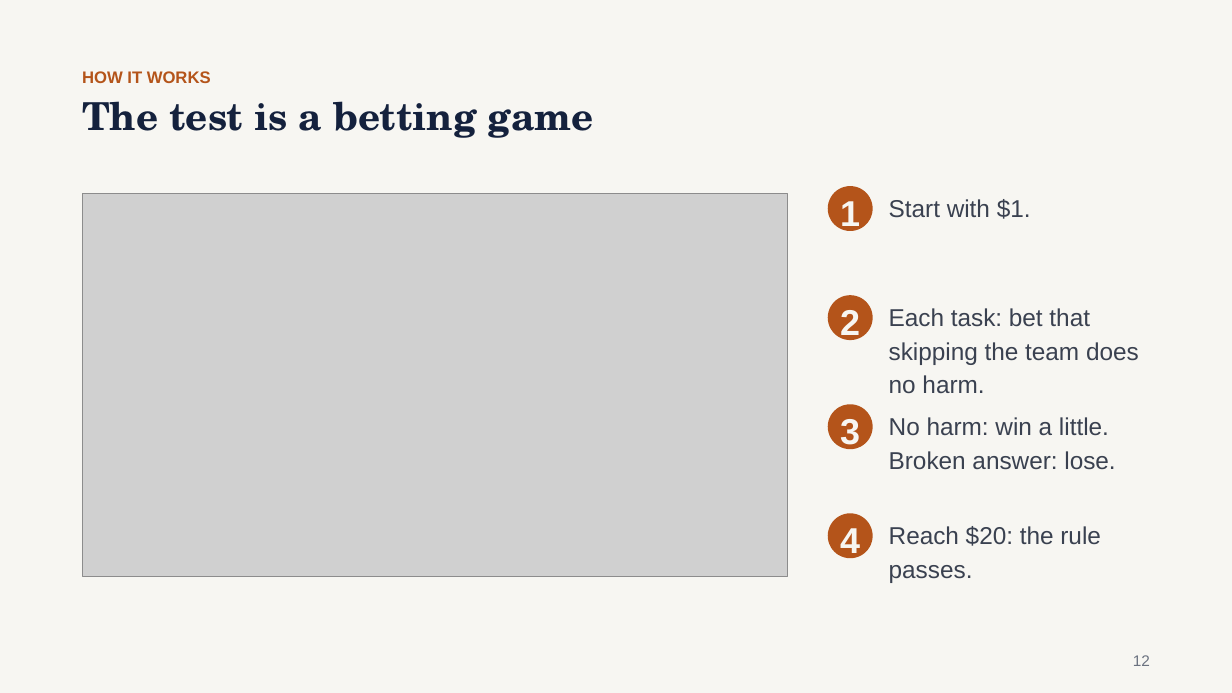
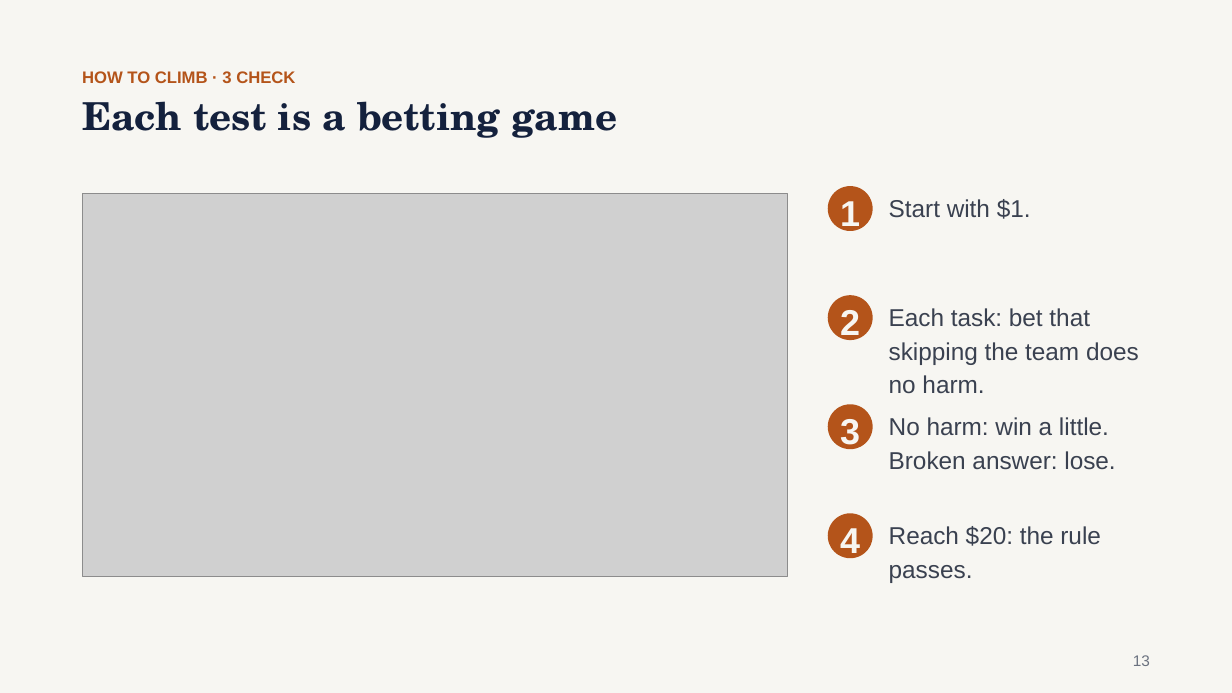
Before and after one commit to gaoj21/tokenbank, a slide deck: slide 13 of slides/CLIMB_talk.pptx (slide 12 before the commit). Drawn at 1232x693 pixels with LibreOffice and Linux fonts; fonts in the diff are those of the drawing; grey boxes stand for pictures. Boxes give left, top, right and bottom in pixels: in the first picture for what was removed or moved away, otherwise in the second. Text is boxed around its words. In the diff, an @@ line names an element or a change of style, - is before the commit and + after.

```diff
--- a/slides/CLIMB_talk.pptx
+++ b/slides/CLIMB_talk.pptx
@@ text at box(82, 71, 295, 83): text changed @@
-HOW IT WORKS
+HOW TO CLIMB · 3 CHECK
@@ text at box(82, 101, 617, 138): text changed @@
-The test is a betting game
+Each test is a betting game
@@ text at box(1133, 655, 1150, 666): text changed @@
-12
+13
```
Also in this commit, not shown: 10 other slides changed, 4 slides added, 3 slides removed, 2 other files.
